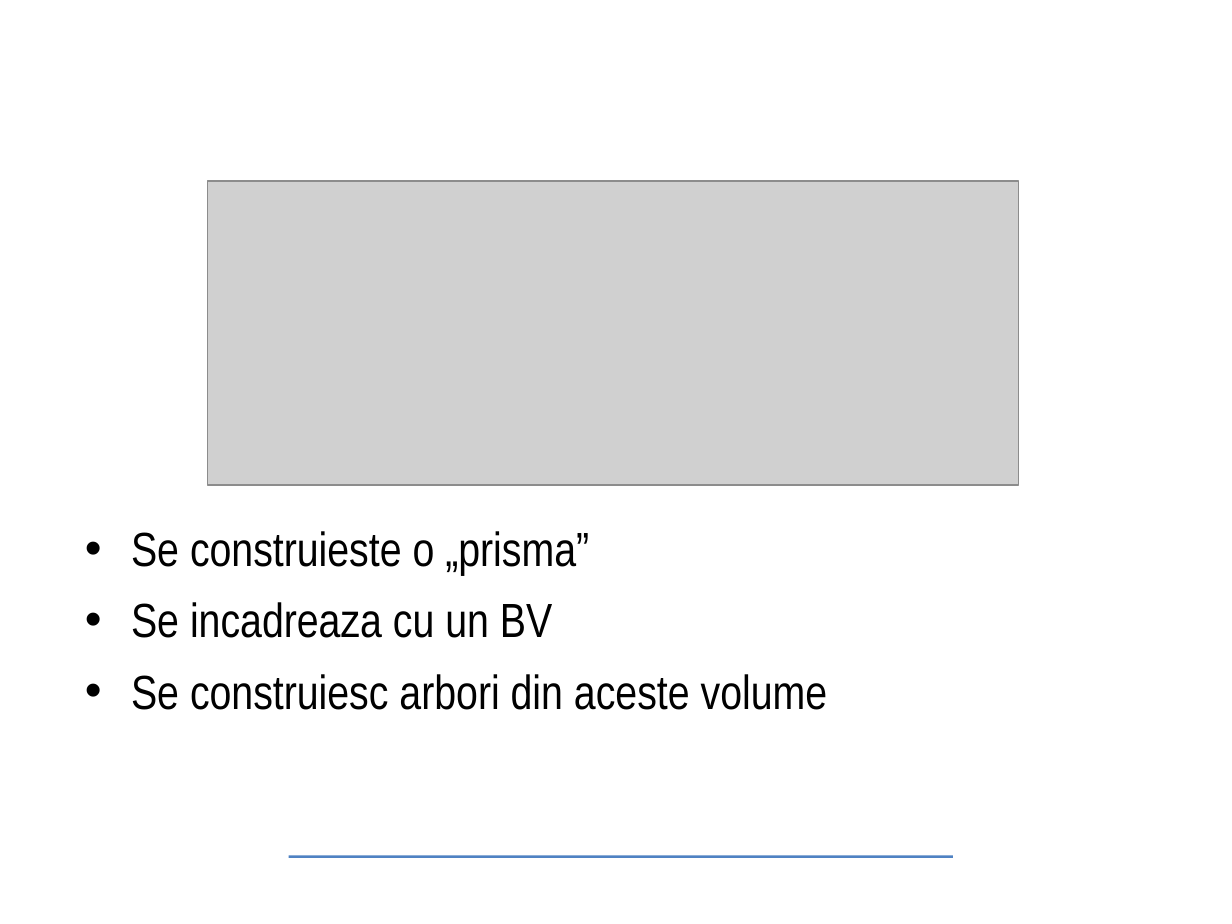
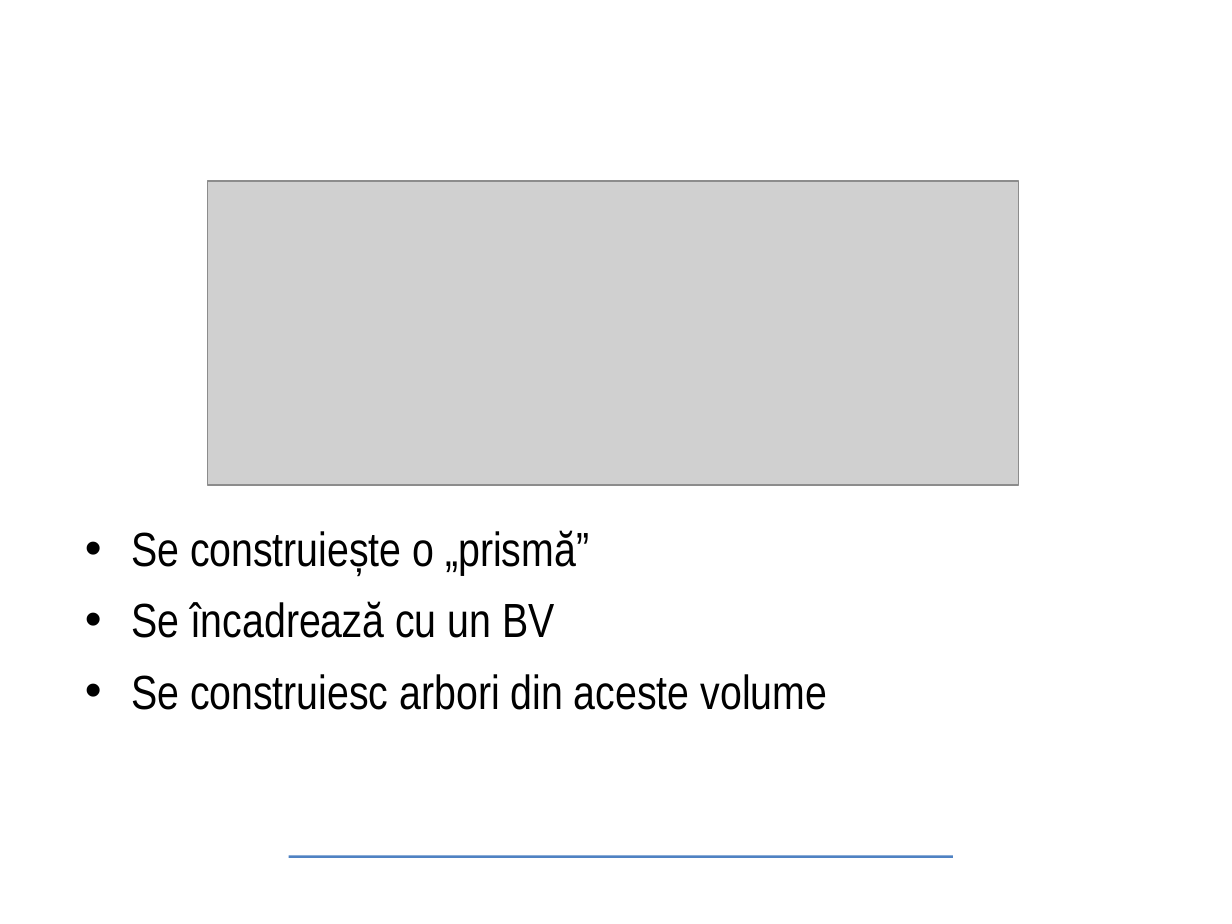
Before and after one commit to Tureyz/test, a slide deck: slide 6 of presentation/master-presentation-ro.odp. Drawn at 1232x924 pixels with LibreOffice and Linux fonts; fonts in the diff are those of the drawing; grey boxes stand for pictures; background and template pictures are left out. Boxes give left, top, right and bottom in pixels: in the first picture for what was removed or moved away, otherwise in the second. Text is boxed around its words. In the diff, an @@ line names an element or a change of style, - is before the commit and + after.

```diff
--- a/presentation/master-presentation-ro.odp
+++ b/presentation/master-presentation-ro.odp
@@ text at (131, 530, 589, 638): text changed @@
-• Se construieste o „prisma”
-• Se incadreaza cu un BV
+• Se construiește o „prismă”
+• Se încadrează cu un BV
```
Also in this commit, not shown: 9 other slides changed, 3 slides added, 2 slides removed, 6 other files.
